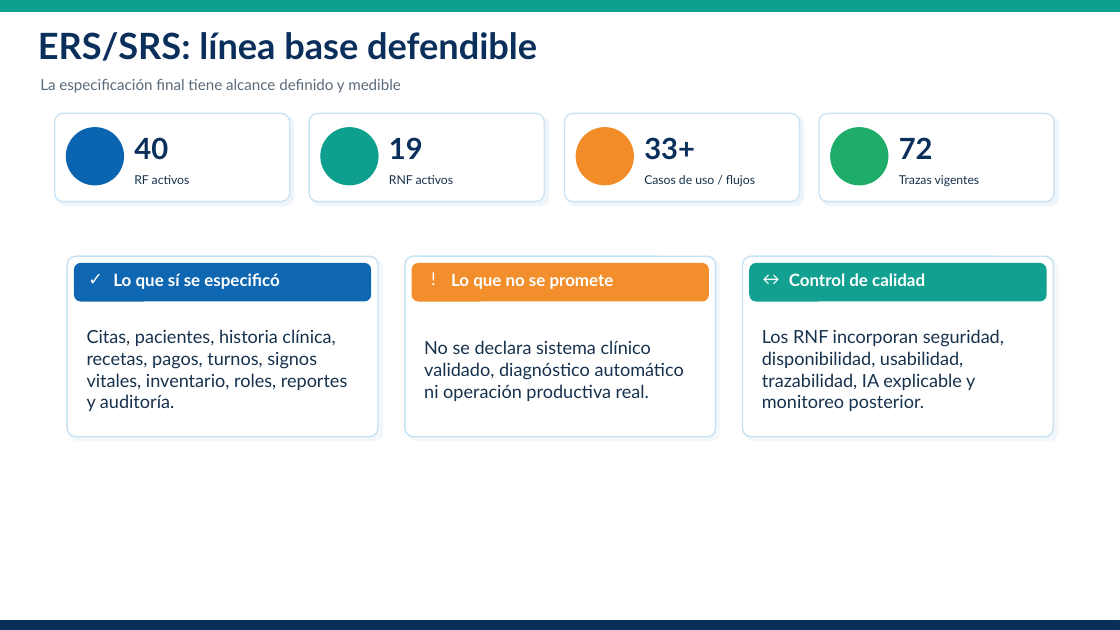
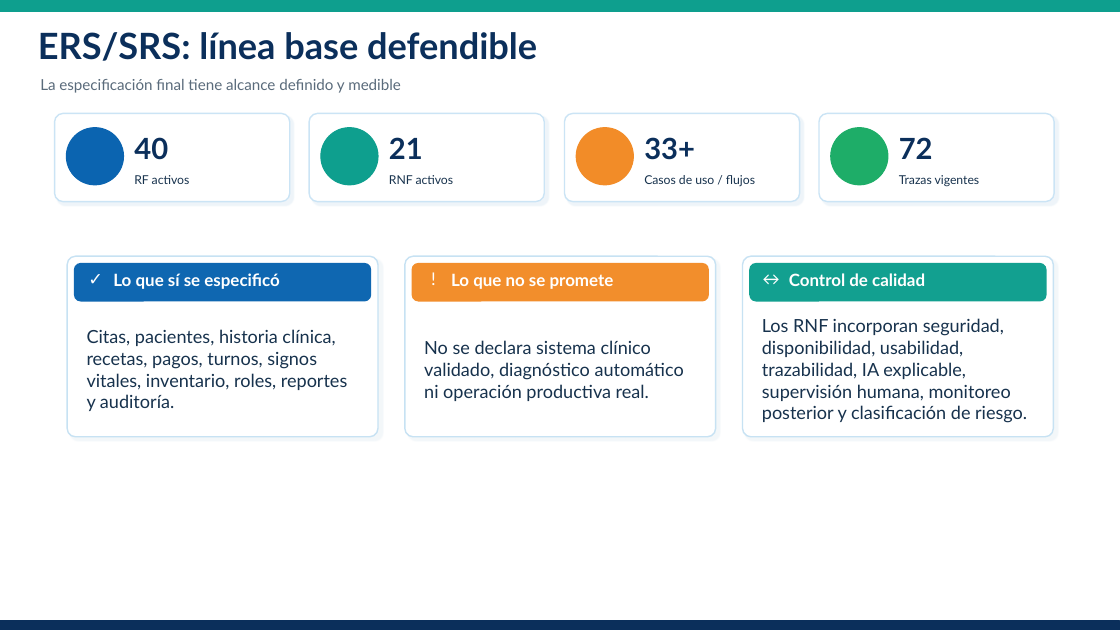
Before and after one commit to ptigasis-Alexander/MediCita_ISR401, a slide deck: slide 6 of 09_Defensa/MediCita_Defensa_Final.pptx. Drawn at 1120x630 pixels with LibreOffice and Linux fonts; fonts in the diff are those of the drawing. Boxes give left, top, right and bottom in pixels: in the first picture for what was removed or moved away, otherwise in the second. Text is boxed around its words. In the diff, an @@ line names an element or a change of style, - is before the commit and + after.

```diff
--- a/09_Defensa/MediCita_Defensa_Final.pptx
+++ b/09_Defensa/MediCita_Defensa_Final.pptx
@@ text at (389,137,423,159): text changed @@
-19
+21
@@ text at (762,318,1027,423): text changed @@
-Los RNF incorporan seguridad, disponibilidad, usabilidad, trazabilidad, IA explicable y monitoreo posterior.
+Los RNF incorporan seguridad, disponibilidad, usabilidad, trazabilidad, IA explicable, supervisión humana, monitoreo posterior y clasificación de riesgo.
```
Also in this commit, not shown: 3 other slides changed.
